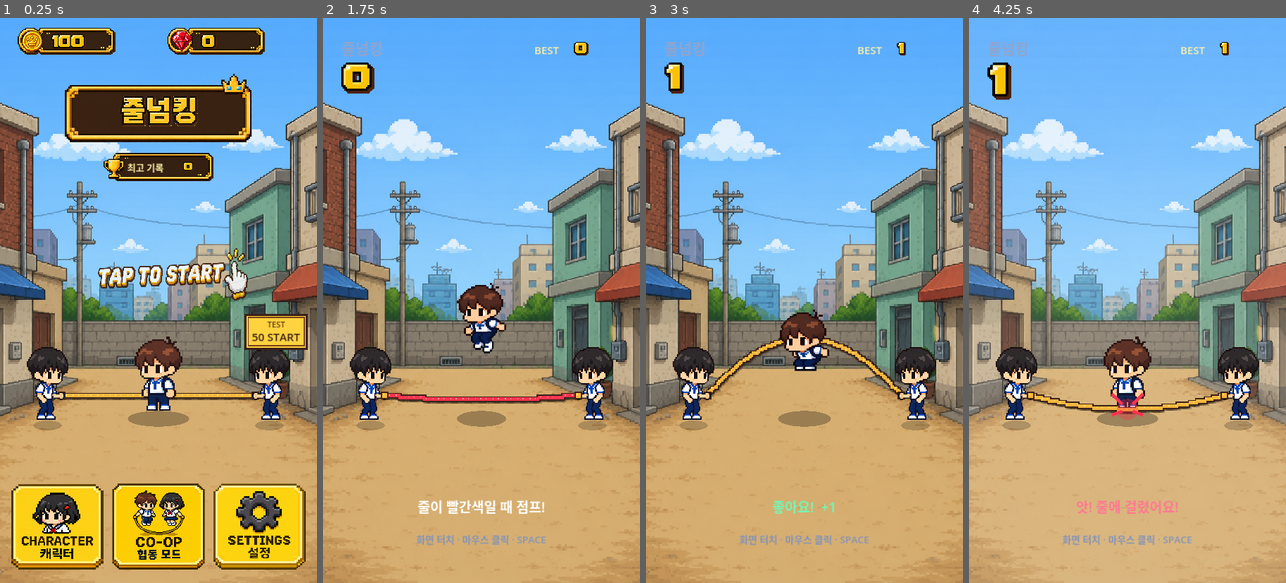
Above: before the commit, frames 1-4 (left to right).
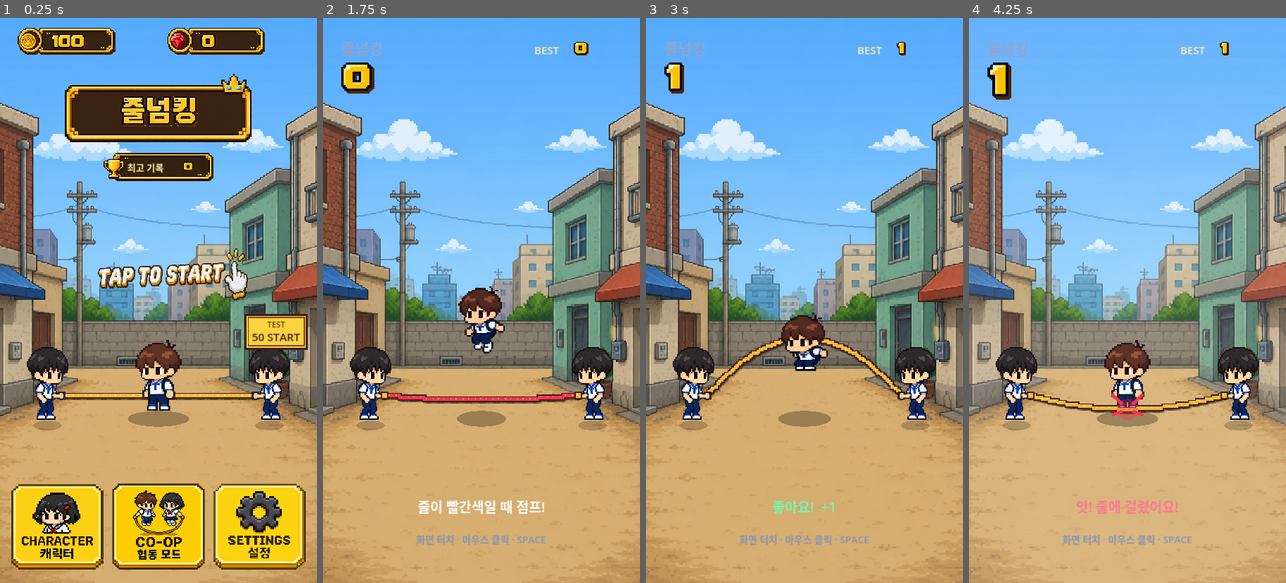
Above: after the commit, the same moments.

Repository: eunchan4490-star/Rope-King
Game: Godot game, scene res://main.tscn
Two runs of this game, one before a commit and one after it. Both use one fixed random seed, a clock stepped at 60 frames per second and the inputs below.
Inputs (mouse positions are in pixels of both pictures, inside the frame that each line leads up to):
- Up to frame 1 (0.25 s): no input
- Up to frame 2 (1.75 s): move the mouse to (551, 272) at 0.52 s; hold Space (jump) 0.53-1.28 s; click (551, 272) at 0.67 s; move the mouse to (418, 328) at 1.27 s; tap Space (jump) at 1.35, 1.52 s; click (418, 328) at 1.42 s
- Up to frame 3 (3 s): tap Space (jump) at 1.82, 2.85 s; move the mouse to (836, 176) at 2.02 s; hold Space (jump) 2.03-2.78 s; click (836, 176) at 2.17 s; move the mouse to (788, 413) at 2.77 s; click (788, 413) at 2.92 s
- Up to frame 4 (4.25 s): tap Space (jump) at 3.02, 3.32 s; move the mouse to (1222, 385) at 3.52 s; hold Space (jump) from 3.53 s (still down); click (1222, 385) at 3.67 s

The runs differ from the first frame. In frame 1, 0.9% of the frame differs, in the area x 6-61%, y 2-70%; in frame 2, 0.6%; in frame 3, 0.5%; in frame 4, 0.6%.

Commit message:
fix: normalize character bodies and align resource icons

Diff:
--- a/assets/characters/ballerina/character.json
+++ b/assets/characters/ballerina/character.json
@@ -1,5 +1,6 @@
 {
   "display_name": "발레리나",
   "order": 70,
-  "unlocked_by_default": true
+  "unlocked_by_default": true,
+  "body_top_fraction": 0.08
 }
--- a/assets/characters/bunny_performer/character.json
+++ b/assets/characters/bunny_performer/character.json
@@ -1,5 +1,6 @@
 {
   "display_name": "바니 퍼포머",
   "order": 90,
-  "unlocked_by_default": true
+  "unlocked_by_default": true,
+  "body_top_fraction": 0.20
 }
--- a/assets/characters/cafe_maid/character.json
+++ b/assets/characters/cafe_maid/character.json
@@ -1,5 +1,6 @@
 {
   "display_name": "카페 메이드",
   "order": 110,
-  "unlocked_by_default": true
+  "unlocked_by_default": true,
+  "body_top_fraction": 0.05
 }
--- a/assets/characters/chef/character.json
+++ b/assets/characters/chef/character.json
@@ -1,5 +1,6 @@
 {
   "display_name": "점프 셰프",
   "order": 30,
-  "unlocked_by_default": true
+  "unlocked_by_default": true,
+  "body_top_fraction": 0.25
 }
--- a/assets/characters/dino_onesie/character.json
+++ b/assets/characters/dino_onesie/character.json
@@ -1,5 +1,6 @@
 {
   "display_name": "공룡 잠옷",
   "order": 80,
-  "unlocked_by_default": true
+  "unlocked_by_default": true,
+  "body_top_fraction": 0.06
 }
--- a/assets/characters/pastel_goth/character.json
+++ b/assets/characters/pastel_goth/character.json
@@ -1,5 +1,6 @@
 {
   "display_name": "파스텔 고스",
   "order": 100,
-  "unlocked_by_default": true
+  "unlocked_by_default": true,
+  "body_top_fraction": 0.03
 }
--- a/assets/characters/retro_robot/character.json
+++ b/assets/characters/retro_robot/character.json
@@ -1,5 +1,6 @@
 {
   "display_name": "스프링 로봇",
   "order": 60,
-  "unlocked_by_default": true
+  "unlocked_by_default": true,
+  "body_top_fraction": 0.12
 }
--- a/scripts/main.gd
+++ b/scripts/main.gd
@@ -74,6 +74,8 @@
 const TAP_PROMPT_PATH := "res://assets/ui/tap_to_start.png"
 const COIN_ICON_PATH := "res://assets/ui/coin_icon.png"
 const RUBY_ICON_PATH := "res://assets/ui/ruby_icon.png"
+const RESOURCE_ICON_OFFSET := Vector2(5.0, 12.0)
+const RESOURCE_ICON_SIZE := Vector2(38.0, 38.0)
 const GAME_OVER_PANEL_PATH := "res://assets/ui/game_over_panel.png"
 const GOLD_DIGIT_SHEET_PATH := "res://assets/ui/gold_digit_sheet.png"
 const COUNTDOWN_PATHS := [
@@ -194,6 +196,7 @@
 var character_preview_regions: Dictionary = {}
 var character_ids: Array[String] = []
 var character_names: Dictionary = {}
+var character_body_top_fractions: Dictionary = {}
 var owned_character_ids: Array[String] = []
 var character_page := 0
 var turner_used_region := Rect2()
@@ -1304,6 +1307,7 @@
 func _load_character_catalog() -> void:
 	character_ids.clear()
 	character_names.clear()
+	character_body_top_fractions.clear()
 	owned_character_ids.clear()
 	var entries: Array[Dictionary] = []
 	for character_id in DirAccess.get_directories_at(CHARACTER_ASSET_ROOT):
@@ -1316,6 +1320,7 @@
 			"display_name": character_id,
 			"order": 9999,
 			"unlocked_by_default": false,
+			"body_top_fraction": 0.0,
 		}
 		var metadata_path := _character_asset_path(character_id, "character.json")
 		if FileAccess.file_exists(metadata_path):
@@ -1329,6 +1334,7 @@
 		var character_id := str(entry.id)
 		character_ids.append(character_id)
 		character_names[character_id] = str(entry.display_name)
+		character_body_top_fractions[character_id] = clampf(float(entry.body_top_fraction), 0.0, 0.45)
 		if bool(entry.unlocked_by_default):
 			owned_character_ids.append(character_id)
 	if character_ids.has(DEFAULT_CHARACTER_ID) and not owned_character_ids.has(DEFAULT_CHARACTER_ID):
@@ -1425,14 +1431,14 @@
 func _scale_for_region(region: Rect2) -> float:
 	if region.size.x <= 0.0 or region.size.y <= 0.0:
 		return 1.0
-	# Matching only the maximum height made narrow characters look much smaller
-	# than broad chibi characters. Normalize their visible area while preserving
-	# the source aspect ratio, then cap extreme widths and heights.
-	var target_area := player_sprite_max_size.x * player_sprite_max_size.y * 0.72
-	var area_scale := sqrt(target_area / (region.size.x * region.size.y))
+	# Size the actual person, not hats, ears, or other tall accessories. This
+	# keeps faces and bodies comparable without stretching the source artwork.
+	var body_top_fraction := float(character_body_top_fractions.get(selected_character_id, 0.0))
+	var body_height := region.size.y * (1.0 - body_top_fraction)
+	var body_scale := player_sprite_max_size.y / body_height
 	var width_limit := player_sprite_max_size.x / region.size.x
-	var height_limit := player_sprite_max_size.y * 1.15 / region.size.y
-	return minf(area_scale, minf(width_limit, height_limit))
+	var total_height_limit := player_sprite_max_size.y * 1.4 / region.size.y
+	return minf(body_scale, minf(width_limit, total_height_limit))
 
 
 func _character_asset_path(character_id: String, file_name: String) -> String:
@@ -1643,7 +1649,9 @@
 		frame_rect.size.x = minf(rect.size.x, 222.0)
 		draw_rect(frame_rect, Color(0.23, 0.14, 0.09, 0.92), true)
 		draw_rect(frame_rect, Color("ffd23f"), false, 4.0)
-	var icon_rect := Rect2(frame_rect.position + Vector2(9.0, 7.0), Vector2(48.0, 48.0))
+	# The frame already contains a circular icon socket. Keep the resource icon
+	# inside that socket instead of letting its artwork cross the gold rim.
+	var icon_rect := Rect2(frame_rect.position + RESOURCE_ICON_OFFSET, RESOURCE_ICON_SIZE)
 	if icon_texture != null and icon_region.size.x > 0.0:
 		draw_texture_rect_region(icon_texture, icon_rect, icon_region)
 	# The icon already identifies the resource. A single large number stays clear
--- a/tests/rope_logic_test.gd
+++ b/tests/rope_logic_test.gd
@@ -309,8 +309,8 @@
 
 
 func _test_character_asset_system(game: Node) -> void:
-	var smallest_draw_area := INF
-	var largest_draw_area := 0.0
+	var smallest_body_height := INF
+	var largest_body_height := 0.0
 	game._prepare_turner_visuals()
 	_expect(game.mirrored_turner_texture != null, "right rope turner mirror texture was not created")
 	_expect(game.mirrored_turner_used_region.size.x > 0.0, "right rope turner mirror region is empty")
@@ -337,6 +337,8 @@
 	_expect(ResourceLoader.exists("res://assets/ui/tap_to_start.png"), "tap-to-start prompt asset was not imported")
 	_expect(ResourceLoader.exists("res://assets/ui/coin_icon.png"), "coin icon asset was not imported")
 	_expect(ResourceLoader.exists("res://assets/ui/ruby_icon.png"), "ruby icon asset was not imported")
+	var resource_icon_rect := Rect2(game.RESOURCE_ICON_OFFSET, game.RESOURCE_ICON_SIZE)
+	_expect(Rect2(Vector2.ZERO, Vector2(48.0, 62.0)).encloses(resource_icon_rect), "resource icon protrudes outside its frame socket")
 	for countdown_name in ["3", "2", "1", "go"]:
 		var countdown_path := "res://assets/ui/countdown_%s.png" % countdown_name
 		_expect(ResourceLoader.exists(countdown_path), "countdown asset %s was not imported" % countdown_name)
@@ -351,6 +353,8 @@
 	_expect(game.character_ids.size() >= 12, "new character folders were not discovered")
 	_expect(game.character_ids[0] == "default", "character metadata order was not applied")
 	_expect(game.character_names.get("schoolgirl_bob", "") == "단발 학생", "character display name was not loaded")
+	_expect(float(game.character_body_top_fractions.get("chef", 0.0)) >= 0.2, "chef hat was not excluded from body sizing")
+	_expect(float(game.character_body_top_fractions.get("bunny_performer", 0.0)) >= 0.15, "bunny ears were not excluded from body sizing")
 	_expect(game.owned_character_ids.size() >= 3, "default-owned characters were not registered")
 	game._load_character_visuals("default")
 	_expect(game.player_sprite != null, "default character idle sprite was not loaded")
@@ -374,11 +378,11 @@
 		_expect(idle_image.get_pixel(0, 0).a < 0.01, "%s idle sprite background is not transparent" % character_id)
 	for character_id in game.character_ids:
 		_expect(game.set_player_character(character_id), "%s character could not be measured" % character_id)
-		var draw_size: Vector2 = game.player_base_region.size * game.player_base_scale
-		var draw_area := draw_size.x * draw_size.y
-		smallest_draw_area = minf(smallest_draw_area, draw_area)
-		largest_draw_area = maxf(largest_draw_area, draw_area)
-	_expect(largest_draw_area / smallest_draw_area < 1.4, "owned character display sizes differ too much")
+		var body_top_fraction := float(game.character_body_top_fractions.get(character_id, 0.0))
+		var body_height: float = game.player_base_region.size.y * (1.0 - body_top_fraction) * game.player_base_scale
+		smallest_body_height = minf(smallest_body_height, body_height)
+		largest_body_height = maxf(largest_body_height, body_height)
+	_expect(largest_body_height / smallest_body_height < 1.08, "character body heights differ too much")
 	_expect(game.set_player_character("default"), "default character could not be selected")
 
 
--- /dev/null
+++ b/tools/clean-character-cutouts.gd
@@ -0,0 +1,77 @@
+extends SceneTree
+
+const CHARACTER_IDS := [
+	"chef", "astronaut", "grandma_hiker", "retro_robot", "ballerina",
+	"dino_onesie", "bunny_performer", "pastel_goth", "cafe_maid",
+]
+const ALPHA_THRESHOLD := 8.0 / 255.0
+const MIN_COMPONENT_PIXELS := 24
+const RELATIVE_COMPONENT_SIZE := 0.0015
+
+
+func _init() -> void:
+	for character_id in CHARACTER_IDS:
+		_clean_file("res://assets/characters/%s/idle.png" % character_id, 1)
+		_clean_file("res://assets/characters/%s/jump_sheet.png" % character_id, 4)
+	quit()
+
+
+func _clean_file(path: String, frame_count: int) -> void:
+	var image := Image.load_from_file(path)
+	if image == null or image.is_empty():
+		push_error("Cannot load %s" % path)
+		return
+	image.convert(Image.FORMAT_RGBA8)
+	var cell_width := image.get_width() / frame_count
+	var removed := 0
+	for frame in range(frame_count):
+		removed += _remove_small_components(image, Rect2i(frame * cell_width, 0, cell_width, image.get_height()))
+	var absolute_path := ProjectSettings.globalize_path(path)
+	var error := image.save_png(absolute_path)
+	if error != OK:
+		push_error("Cannot save %s: %s" % [path, error_string(error)])
+	else:
+		print("CLEANED %s (%d pixels removed)" % [path, removed])
+
+
+func _remove_small_components(image: Image, rect: Rect2i) -> int:
+	var width := image.get_width()
+	var visited := PackedByteArray()
+	visited.resize(image.get_width() * image.get_height())
+	var components: Array[PackedVector2Array] = []
+	var largest_size := 0
+	for y in range(rect.position.y, rect.end.y):
+		for x in range(rect.position.x, rect.end.x):
+			var index := y * width + x
+			if visited[index] != 0:
+				continue
+			visited[index] = 1
+			if image.get_pixel(x, y).a <= ALPHA_THRESHOLD:
+				continue
+			var component := PackedVector2Array()
+			var queue: Array[Vector2i] = [Vector2i(x, y)]
+			var cursor := 0
+			while cursor < queue.size():
+				var point := queue[cursor]
+				cursor += 1
+				component.append(point)
+				for neighbor: Vector2i in [point + Vector2i.LEFT, point + Vector2i.RIGHT, point + Vector2i.UP, point + Vector2i.DOWN]:
+					if not rect.has_point(neighbor):
+						continue
+					var neighbor_index: int = neighbor.y * width + neighbor.x
+					if visited[neighbor_index] != 0:
+						continue
+					visited[neighbor_index] = 1
+					if image.get_pixelv(neighbor).a > ALPHA_THRESHOLD:
+						queue.append(neighbor)
+			components.append(component)
+			largest_size = maxi(largest_size, component.size())
+	var minimum_size := maxi(MIN_COMPONENT_PIXELS, int(ceil(largest_size * RELATIVE_COMPONENT_SIZE)))
+	var removed := 0
+	for component in components:
+		if component.size() >= minimum_size:
+			continue
+		for point in component:
+			image.set_pixelv(point, Color.TRANSPARENT)
+			removed += 1
+	return removed
Binary file changed: assets/characters/astronaut/idle.png
Binary file changed: assets/characters/astronaut/jump_sheet.png
Binary file changed: assets/characters/ballerina/idle.png
Binary file changed: assets/characters/ballerina/jump_sheet.png
Binary file changed: assets/characters/bunny_performer/idle.png
Binary file changed: assets/characters/bunny_performer/jump_sheet.png
Binary file changed: assets/characters/cafe_maid/idle.png
Binary file changed: assets/characters/cafe_maid/jump_sheet.png
Binary file changed: assets/characters/chef/idle.png
Binary file changed: assets/characters/chef/jump_sheet.png
Binary file changed: assets/characters/dino_onesie/idle.png
Binary file changed: assets/characters/dino_onesie/jump_sheet.png
(and 7 more such lines)
